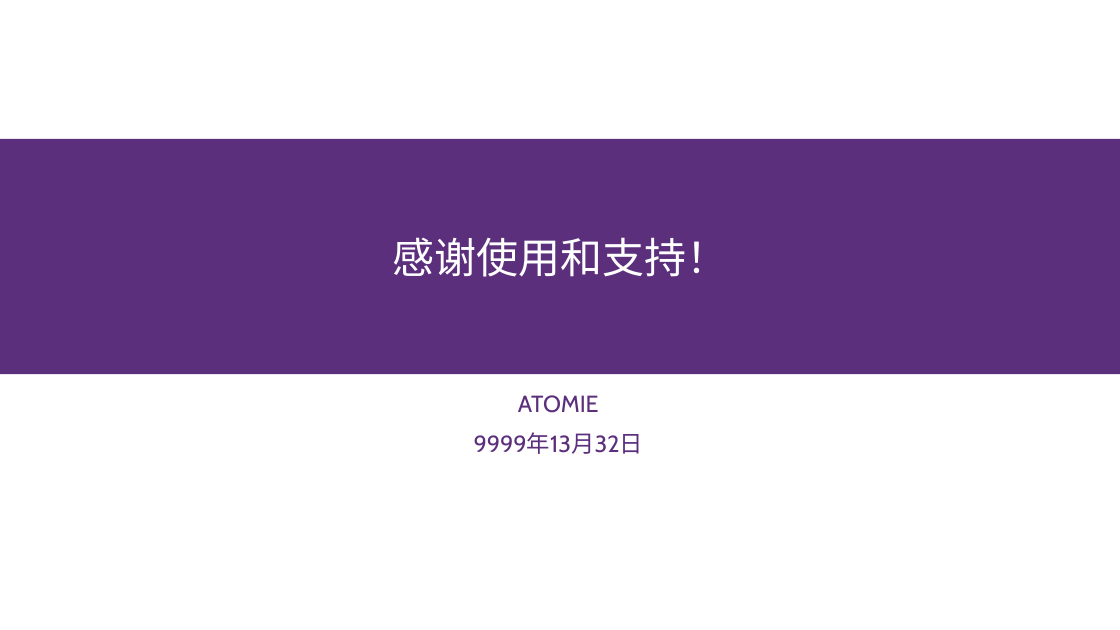
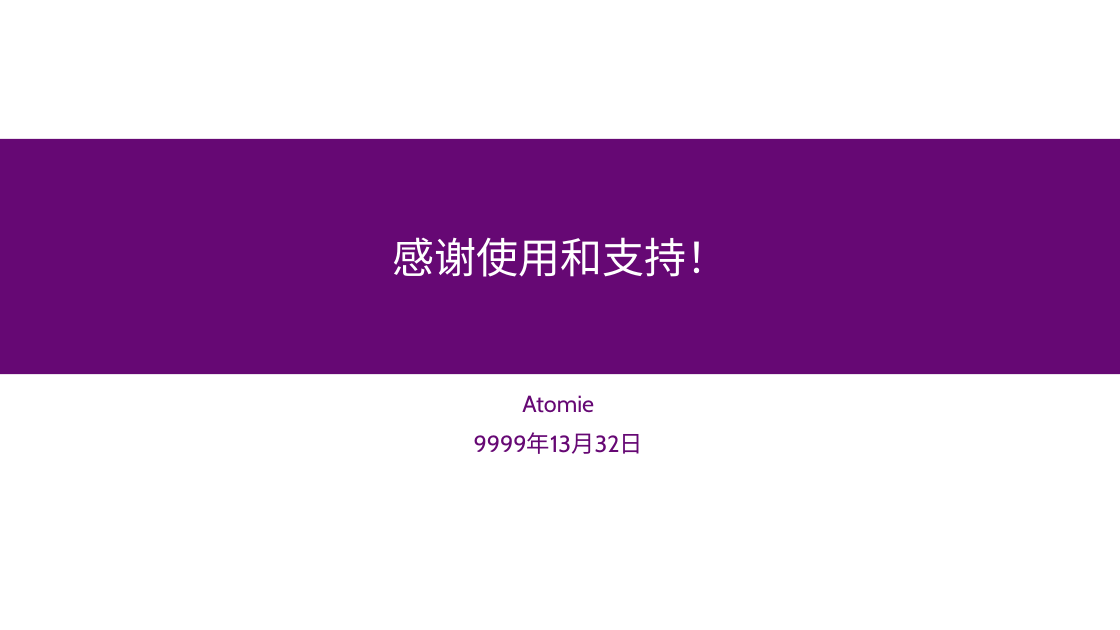
Before and after one commit to atomiechen/THU-PPT-Theme, a slide deck: slide 8 of v3顶边白底变体16-9.pptx. Drawn at 1120x630 pixels with LibreOffice and Linux fonts; fonts in the diff are those of the drawing; background and template pictures are left out. Boxes give left, top, right and bottom in pixels: in the first picture for what was removed or moved away, otherwise in the second. Text is boxed around its words. In the diff, an @@ line names an element or a change of style, - is before the commit and + after.

Commit message:
Major update: 对于浅色背景模板，根据《清华大学视觉形象识别系统手册》，纠正清华主题色，使用校徽校名矢量图

```diff
--- a/v3顶边白底变体16-9.pptx
+++ b/v3顶边白底变体16-9.pptx
@@ rectangle at [0, 139, 1120, 374]: fill #5C2F7D to #660874 @@
@@ subtitle at [522, 395, 594, 413]: text changed; text colour #5C2F7D to #660874 @@
-ATOMIE
+Atomie
@@ subtitle at [474, 432, 644, 454]: text colour #5C2F7D to #660874 in "9999年13月32日" @@
```
Also in this commit, not shown: 7 other slides changed, 4 other files.
